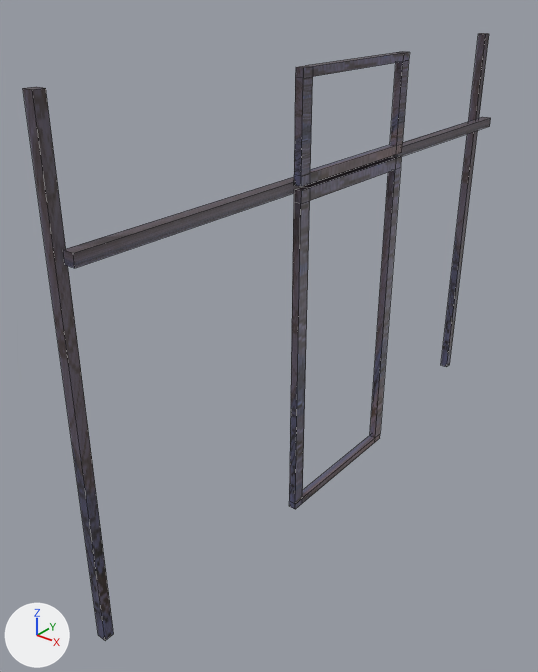
A saved change to the FBX model LSDJam/Assets/Environment/BackAlley/Alley/SM/SM_steelframe.fbx.
Rendered twice from a camera (50 mm lens) standing at (3.62, -3.49, 3.08) and looking at (1.11, -0.34, 1.13). The axes (+X, +Y, +Z) are drawn at lower left. The lights are the same throughout. Mesh edges are drawn as thin lines. Where no turn or scale is listed for an object, it has been applied to the vertices.

In view in the first picture: 'SM_unistrutR'.
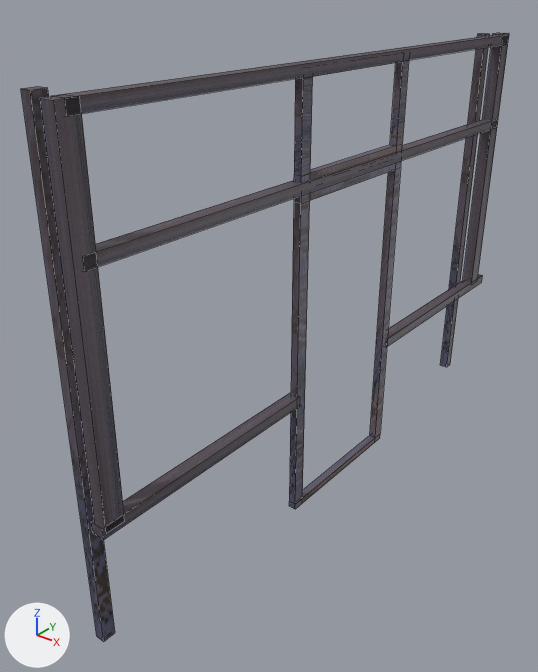
The edits, one by one:
me_cube_018 is used by ob_sm_unistrutr; location (1.275, -1.865, 1.403).
Verts and faces of me_cube_018; kept vertices keep their numbers, new ones are numbered from 88.
Before the commit, vertices of me_cube_018: 0 (-0.03, -0.03, -1.32) at pixel (98, 635), 1 (0.06, -0.01, 0.68) at pixel (64, 264), 2 (-0.03, 3.7, -1.33) at pixel (440, 365), 4 (-0.03, -0.03, 1.32) at pixel (22, 88), 7 (-0.03, 3.7, 1.3) at pixel (478, 33).
Before the commit, vertices of me_cube_018: 8 (-0.03, 0.03, -1.32), 9 (0.06, -0.01, 0.74) at pixel (63, 249), 10 (-0.03, 3.76, -1.33), 12 (-0.03, 0.03, 1.32) at pixel (36, 86), 14 (-0.03, 3.76, 1.3) at pixel (481, 33).
Before the commit, vertices of me_cube_018: 16 (0.03, -0.03, -1.32) at pixel (105, 640), 19 (0.03, 3.7, -1.33) at pixel (446, 366), 20 (0.03, -0.03, 1.32) at pixel (32, 89), 21 (0.06, 3.74, 0.68), 23 (0.03, 3.7, 1.3) at pixel (485, 34).
Before the commit, vertices of me_cube_018: 24 (0.03, 0.03, -1.32) at pixel (113, 633), 26 (0.03, 3.76, -1.33) at pixel (449, 364), 28 (0.03, 0.03, 1.32) at pixel (45, 88), 29 (0.06, 3.74, 0.74) at pixel (482, 116), 30 (0.03, 3.76, 1.3) at pixel (489, 33).
Before the commit, vertices of me_cube_018: 35 (0.12, -0.01, 0.68) at pixel (74, 268), 38 (0.12, -0.01, 0.74) at pixel (73, 253), 42 (0.12, 3.74, 0.68) at pixel (489, 126), 46 (0.12, 3.74, 0.74) at pixel (490, 117).
me_cube_018 had 88 vertices, 82 faces and spanned x -0.03..0.17, y -0.03..3.76, z -1.33..1.32.
me_cube_018 now has 128 vertices, 112 faces and spans x -0.03..0.18, y -0.07..3.84, z -1.33..1.32.
me_cube_018 part 1: a new loose piece, a box spanning x 0.106..0.18, y -0.072..1.378, z -0.56..-0.5, in mat_steel (picture img_steel_png).
me_cube_018 part 2: a new loose piece, a box spanning x 0.106..0.18, y 2.343..3.836, z -0.56..-0.5, in mat_steel (picture img_steel_png).
me_cube_018 part 3: a new loose piece, a box spanning x 0.106..0.18, y -0.056..0.053, z -0.537..1.299, in mat_steel (picture img_steel_png).
me_cube_018 part 4: a new loose piece, a box spanning x 0.106..0.18, y 3.632..3.741, z -0.521..1.313, in mat_steel (picture img_steel_png).
me_cube_018 part 5: a new loose piece, a box spanning x 0.106..0.18, y -0.01..3.739, z 1.242..1.302, in mat_steel (picture img_steel_png).
Part 6, on me_cube_018:
Vertices 0, 2, 4, 7, 16, 19, 20, 23 move by (0.0, -0.01, 0.0).
Vertices 1, 9, 21, 29 move by (0.05, 0.0, 0.0).
Vertices 8, 12, 24, 28 move by (0.0, 0.01, 0.0).
Vertices 10, 14, 26, 30 move by (0.0, 0.0, 0.0).
Vertices 35, 38, 42, 46 move by (0.06, 0.0, 0.0).

Location of each change, [x1, y1, x2, y2] in pixels of the pictures (538 x 672 px; the box of a moved part takes in the faces that stretch with it):
'SM_unistrutR', reshaped
    before: [23, 33, 491, 641]
    after: [21, 32, 509, 642]
part 1 of me_cube_018, added
    after: [91, 393, 300, 540]
part 2 of me_cube_018, added
    after: [385, 274, 482, 347]
part 3 of me_cube_018, added
    after: [40, 97, 124, 533]
part 4 of me_cube_018, added
    after: [463, 32, 509, 285]
part 5 of me_cube_018, added
    after: [51, 35, 509, 116]
part 6 of me_cube_018, moved or reshaped
    before: [23, 33, 491, 641]
    after: [21, 33, 498, 642]
